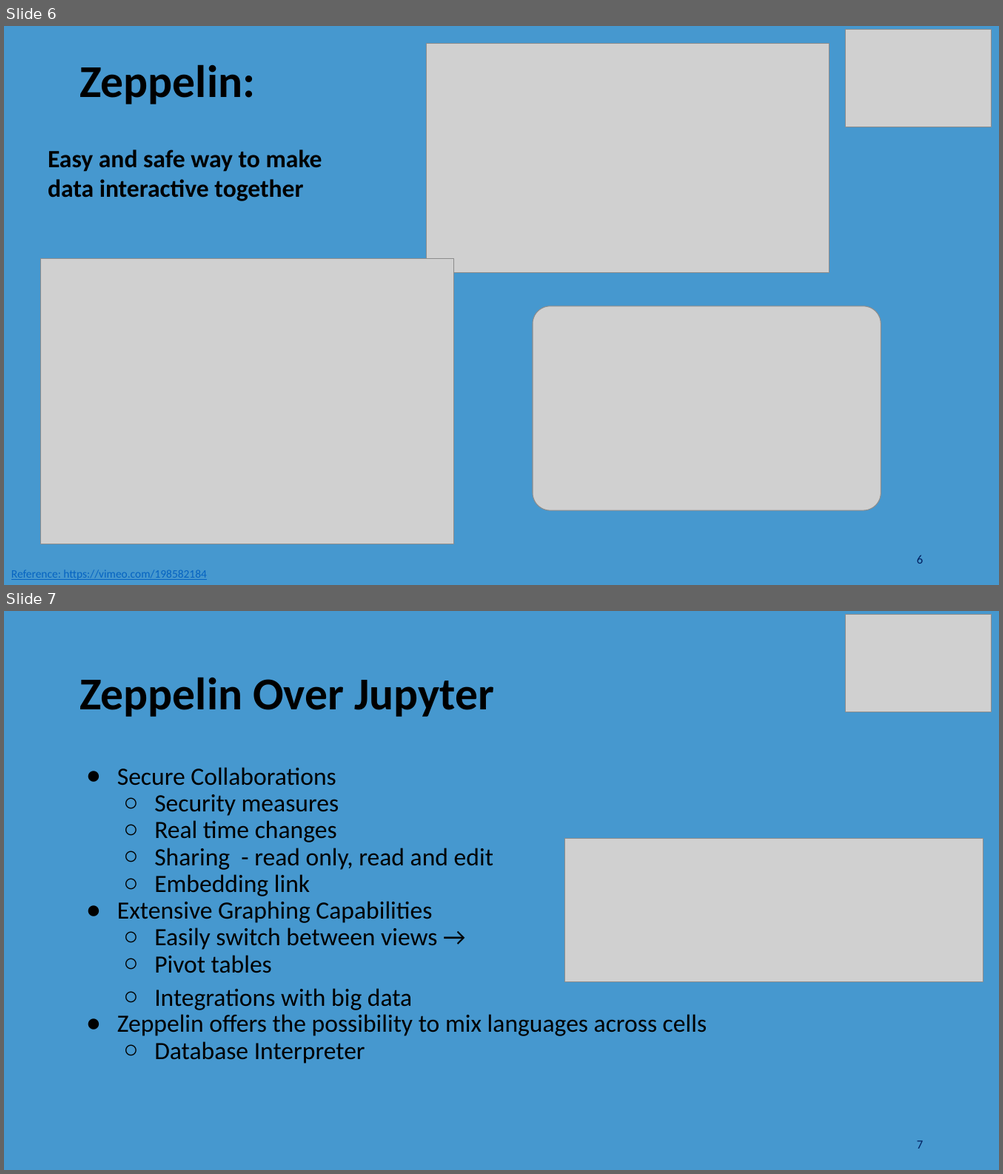
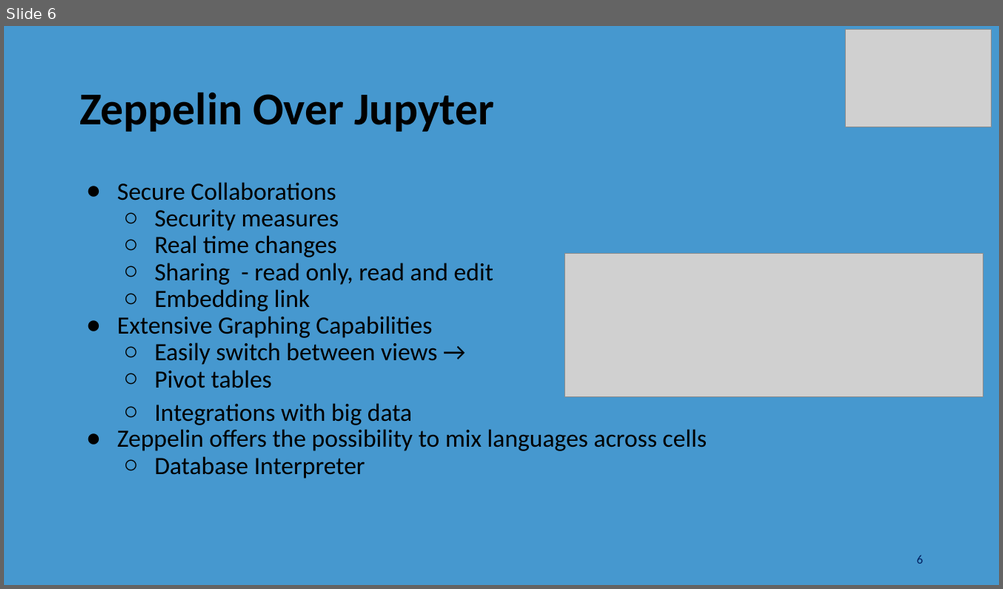
Before and after one commit to JKocher13/AlternateNotebooks, a slide deck: Apache Zeppelin_v3.pptx. Shown one above the other, each under a label of ours: slides 6 and 7 before the commit, slide 6 after it. The pictures are 1003x1174 and 1003x589 pixels, drawn with LibreOffice and Linux fonts; fonts in the diff are those of the drawing; grey boxes stand for pictures. Boxes give left, top, right and bottom in pixels: in the first picture for what was removed or moved away, otherwise in the second. Text is boxed around its words. In the diff, an @@ line names an element or a change of style, - is before the commit and + after.

Commit message:
More Apache Zeppelin Notebook updated

```diff
--- a/Apache Zeppelin_v3.pptx
+++ b/Apache Zeppelin_v3.pptx
@@ slide 6 removed at (x1=4, y1=26, x2=999, y2=585), background #0272BE at 73% opacity @@
@@ picture removed at (x1=427, y1=44, x2=829, y2=273) @@
@@ picture removed at (x1=845, y1=29, x2=992, y2=127) @@
@@ title removed at (x1=79, y1=64, x2=255, y2=104) @@
-Zeppelin:
@@ text removed at (x1=48, y1=150, x2=322, y2=201) @@
-Easy and safe way to make data interactive together
@@ picture removed at (x1=40, y1=259, x2=454, y2=545) @@
@@ picture removed at (x1=532, y1=306, x2=881, y2=511) @@
@@ page number removed at (x1=916, y1=555, x2=922, y2=564) @@
-6
@@ text removed at (x1=11, y1=571, x2=207, y2=580) @@
-Reference: https://vimeo.com/198582184
@@ what was slide 7 is now slide 6 @@
@@ page number at (x1=916, y1=555, x2=922, y2=564): text changed @@
-7
+6
```
Also in this commit, not shown: 1 slide added.
